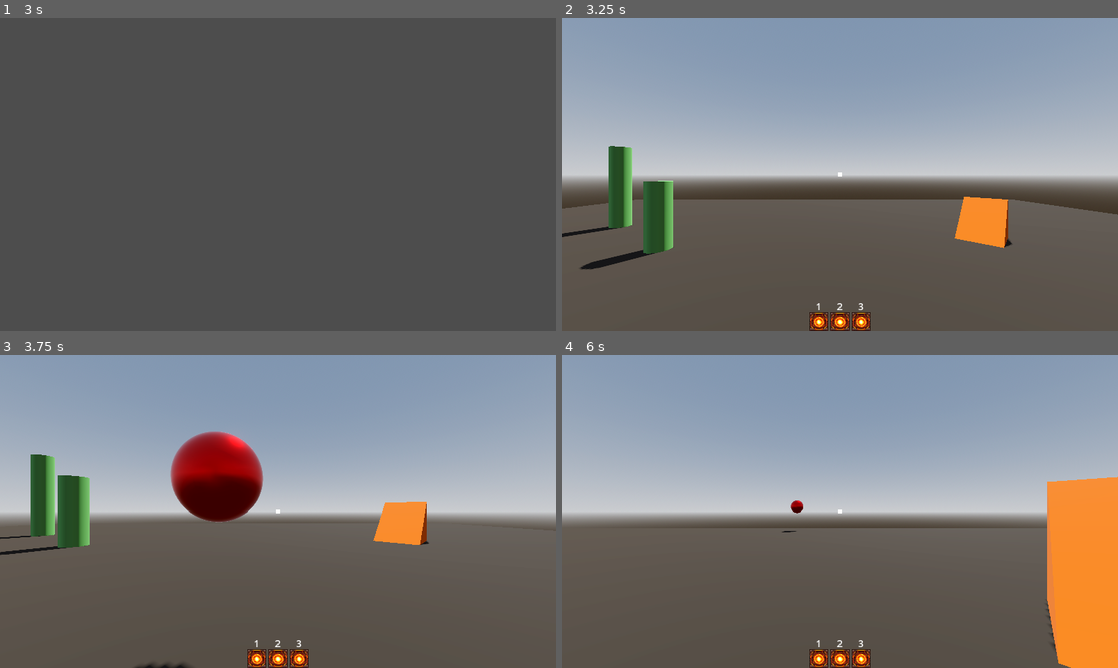
Above: before the commit, frames 1-4 (two rows, left to right).
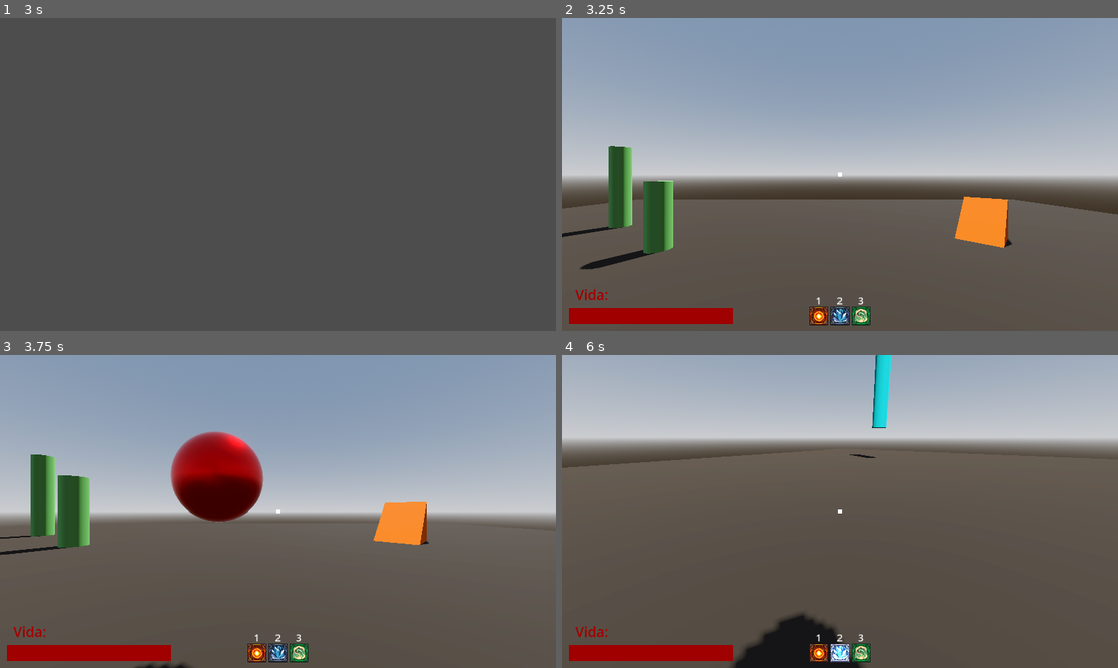
Above: after the commit, the same moments.

Repository: Isaaa43/Saudavel-e-Balanceado
Game: Godot game, scene res://cenas/main_game.tscn
Two runs of this game, one before a commit and one after it. Both use one fixed random seed, a clock stepped at 60 frames per second and the inputs below.
Inputs (mouse positions are in pixels of both pictures, inside the frame that each line leads up to):
- Up to frame 1 (3 s): click (278, 224) at 0.52 s; type "Alex" at 0.6 s; click "Jogar" at 1.25 s; click "Host" at 2 s; click "Começar Partida" at 2.75 s
- Up to frame 2 (3.25 s): no input
- Up to frame 3 (3.75 s): tap Enter at 3.5 s; move the mouse to (400, 495) at 3.52 s; hold D (direita) from 3.53 s (still down); right-click (400, 495) at 3.6 s; click (400, 495) at 3.67 s
- Up to frame 4 (6 s): tap Space (pular) at 3.77, 4.07, 4.52, 4.82 s; tap Middle mouse button (acao_2) at 3.8, 4.35 s; move the mouse to (812, 511) at 4.27 s; release D (direita) at 4.28 s; hold W (frente) from 4.28 s (still down); click (812, 511) at 4.42 s; tap 1 at 4.55, 5.1 s; move the mouse to (851, 505) at 5.02 s; click (851, 505) at 5.17 s; tap 2 at 5.3, 5.85 s; move the mouse to (834, 517) at 5.77 s; click (834, 517) at 5.92 s

Frame 1 is identical in both runs. In frame 2, 2.4% of the frame differs, in the area x 1-56%, y 86-100%; in frame 3, 2.4%; in frame 4, 59%, in the area x 0-100%, y 0-100%.

Commit message:
Update Hud Jogador e Magia Pulo
Adicionada na hud os icones
E Magia do pulo impulsionado

Diff:
--- a/luta-magos/cenas/game/UI/hud_jogador.tscn
+++ b/luta-magos/cenas/game/UI/hud_jogador.tscn
@@ -2,6 +2,8 @@
 
 [ext_resource type="Script" uid="uid://durmiqjnxtqui" path="res://scripts/game/UI/hud_jogador.gd" id="1_a8gqf"]
 [ext_resource type="Texture2D" uid="uid://c04e3r2l566yl" path="res://assets/temp/feiticosIcones/Fire Spell Pack57.png" id="1_bqy3s"]
+[ext_resource type="Texture2D" uid="uid://bkhthrifwtg0q" path="res://assets/temp/feiticosIcones/Ice Spells2.png" id="3_c7tbw"]
+[ext_resource type="Texture2D" uid="uid://biooeneitqj7a" path="res://assets/temp/feiticosIcones/wind spell23.png" id="4_tpt5k"]
 
 [node name="HUDjogador" type="Control" unique_id=31207200]
 layout_mode = 3
@@ -10,13 +12,13 @@
 anchor_bottom = 1.0
 grow_horizontal = 2
 grow_vertical = 2
+mouse_filter = 2
 script = ExtResource("1_a8gqf")
 
 [node name="HudAim" type="Control" parent="." unique_id=1384346477]
-layout_mode = 1
-anchors_preset = 15
-anchor_right = 1.0
-anchor_bottom = 1.0
+anchors_preset = 0
+offset_right = 1920.0
+offset_bottom = 1080.0
 grow_horizontal = 2
 grow_vertical = 2
 mouse_filter = 2
@@ -44,8 +46,9 @@
 anchor_right = 0.5
 anchor_bottom = 1.0
 offset_left = -52.0
-offset_top = -32.0
+offset_top = -52.0
 offset_right = 52.0
+offset_bottom = -20.0
 grow_horizontal = 2
 grow_vertical = 0
 scale = Vector2(2, 2)
@@ -72,7 +75,7 @@
 
 [node name="TextureRect2" type="TextureRect" parent="HBoxContainer" unique_id=514923322]
 layout_mode = 2
-texture = ExtResource("1_bqy3s")
+texture = ExtResource("3_c7tbw")
 stretch_mode = 2
 
 [node name="Label" type="Label" parent="HBoxContainer/TextureRect2" unique_id=1963435590]
@@ -90,7 +93,7 @@
 
 [node name="TextureRect3" type="TextureRect" parent="HBoxContainer" unique_id=439134738]
 layout_mode = 2
-texture = ExtResource("1_bqy3s")
+texture = ExtResource("4_tpt5k")
 stretch_mode = 2
 
 [node name="Label" type="Label" parent="HBoxContainer/TextureRect3" unique_id=1823001661]
@@ -105,3 +108,40 @@
 grow_horizontal = 2
 text = "3"
 horizontal_alignment = 1
+
+[node name="Vida" type="Control" parent="." unique_id=125310063]
+layout_mode = 1
+anchors_preset = 2
+anchor_top = 1.0
+anchor_bottom = 1.0
+offset_left = 23.0
+offset_top = -79.0
+offset_right = 590.0
+offset_bottom = -23.0
+grow_vertical = 0
+
+[node name="Label" type="Label" parent="Vida" unique_id=1499339849]
+self_modulate = Color(0.627451, 0, 0, 1)
+layout_mode = 0
+offset_left = 23.0
+offset_top = -80.0
+offset_right = 124.0
+offset_bottom = -13.0
+theme_override_font_sizes/font_size = 48
+text = "Vida:"
+
+[node name="ColorRectVidaBaixo" type="ColorRect" parent="Vida" unique_id=180130073]
+layout_mode = 1
+anchors_preset = 15
+anchor_right = 1.0
+anchor_bottom = 1.0
+grow_horizontal = 2
+grow_vertical = 2
+color = Color(0, 0, 0, 0.22745098)
+
+[node name="ColorRectVida" type="ColorRect" parent="Vida" unique_id=1074161473]
+layout_mode = 1
+anchors_preset = 9
+anchor_bottom = 1.0
+grow_vertical = 2
+color = Color(0.627451, 0, 0, 1)
--- a/luta-magos/cenas/game/characters/jogador.tscn
+++ b/luta-magos/cenas/game/characters/jogador.tscn
@@ -28,9 +28,10 @@
 properties/2/spawn = true
 properties/2/replication_mode = 1
 
-[node name="Jogador" type="CharacterBody3D" unique_id=1397014069]
+[node name="Jogador" type="CharacterBody3D" unique_id=1397014069 node_paths=PackedStringArray("hud")]
 collision_layer = 17
 script = ExtResource("1_30vjq")
+hud = NodePath("Cabeca/Camera3D/HUDjogador")
 
 [node name="CollisionShape3D" type="CollisionShape3D" parent="." unique_id=531717979]
 transform = Transform3D(1, 0, 0, 0, 1, 0, 0, 0, 1, 0, 1, 0)
--- /dev/null
+++ b/luta-magos/feiticos/PuloImpulsionado/FD_pulo_impulsionado.tres
@@ -0,0 +1,12 @@
+[gd_resource type="Resource" script_class="FeiticoDefinicaoRes" format=3 uid="uid://skatmcv3uduk"]
+
+[ext_resource type="PackedScene" uid="uid://cgvd5620tl6yn" path="res://feiticos/PuloImpulsionado/FS_pulo_impulsionado.tscn" id="1_n0lx8"]
+[ext_resource type="Script" uid="uid://dnavupkg51wgc" path="res://scripts/game/feiticos/feitico_definicao_res.gd" id="2_i7opx"]
+
+[resource]
+script = ExtResource("2_i7opx")
+feitico_id = "PuloImpulsionado"
+nome = "Pulo Impulsionado"
+feitico_tipo = 2
+feitico_scene = ExtResource("1_n0lx8")
+metadata/_custom_type_script = "uid://dnavupkg51wgc"
--- /dev/null
+++ b/luta-magos/feiticos/PuloImpulsionado/FS_pulo_impulsionado.tscn
@@ -0,0 +1,48 @@
+[gd_scene format=3 uid="uid://cgvd5620tl6yn"]
+
+[ext_resource type="Script" uid="uid://cvlb11o57s2ih" path="res://feiticos/PuloImpulsionado/F_pulo_impulsionado.gd" id="1_5mxcy"]
+
+[sub_resource type="CylinderShape3D" id="CylinderShape3D_7d02w"]
+height = 1.0
+
+[sub_resource type="StandardMaterial3D" id="StandardMaterial3D_5mxcy"]
+albedo_color = Color(0.099395506, 0.5581911, 0.92397, 1)
+metallic = 1.0
+roughness = 0.3
+
+[sub_resource type="ParticleProcessMaterial" id="ParticleProcessMaterial_sdfvm"]
+direction = Vector3(0, 1, 0)
+initial_velocity_min = 5.0
+initial_velocity_max = 10.0
+
+[sub_resource type="SphereMesh" id="SphereMesh_jk8kg"]
+radius = 0.1
+height = 0.2
+
+[sub_resource type="Skin" id="Skin_prwku"]
+
+[node name="FS_PuloImpulsionado" type="Node3D" unique_id=2102016733 node_paths=PackedStringArray("area_3d")]
+script = ExtResource("1_5mxcy")
+area_3d = NodePath("Area3D")
+
+[node name="Area3D" type="Area3D" parent="." unique_id=1283389762]
+collision_layer = 257
+collision_mask = 16
+monitorable = false
+
+[node name="CollisionShape3D" type="CollisionShape3D" parent="Area3D" unique_id=2018975955]
+transform = Transform3D(1, 0, 0, 0, 1, 0, 0, 0, 1, 0, 0.3, 0)
+shape = SubResource("CylinderShape3D_7d02w")
+
+[node name="GPUParticles3D" type="GPUParticles3D" parent="." unique_id=1748442298]
+material_override = SubResource("StandardMaterial3D_5mxcy")
+emitting = false
+amount = 30
+sub_emitter = NodePath(".")
+one_shot = true
+process_material = SubResource("ParticleProcessMaterial_sdfvm")
+draw_pass_1 = SubResource("SphereMesh_jk8kg")
+draw_skin = SubResource("Skin_prwku")
+
+[connection signal="body_entered" from="Area3D" to="." method="_on_body_entered"]
+[connection signal="body_exited" from="Area3D" to="." method="_on_body_exited"]
--- /dev/null
+++ b/luta-magos/feiticos/PuloImpulsionado/F_pulo_impulsionado.gd
@@ -0,0 +1,47 @@
+extends Feitico
+
+@onready var particulas : GPUParticles3D = $GPUParticles3D
+@export var area_3d: Area3D
+
+@export var forca_impulso : float = 10.0
+
+var aplicado_por_body : Array[RigidBody3D] = []
+
+## Cria a magia, antes de lancar
+func criar() -> void:
+	particulas.emitting = true
+	global_position = posicao_global_inicial
+
+## Lanca a magia
+func lancar() -> void:
+	criar()
+	# para de pular os objetos dentro
+	await get_tree().create_timer(0.5).timeout
+	area_3d.monitoring = false
+	# deletar
+	await get_tree().create_timer(5).timeout
+	queue_free()
+
+## Ao colidir com objetos
+func colidir() -> void:
+	pass
+
+## Ao acertar um objeto
+func acertar() -> void:
+	pass
+
+## Aplicar os efeitos do feitico no alvo
+func aplicar_efeito() -> void:
+	pass
+
+func _on_body_entered(body: Node3D) -> void:
+	if aplicado_por_body.has(body): return
+	aplicado_por_body.append(body)
+
+	if not (body is Jogador): return
+	var jog : Jogador = body
+	#if int(jog.name) == criador: return
+	jog.velocity += Vector3.UP * forca_impulso
+
+func _on_body_exited(body: Node3D) -> void:
+	if not (body is Jogador): return
--- a/luta-magos/scripts/autoloads/registros/registro_feiticos.gd
+++ b/luta-magos/scripts/autoloads/registros/registro_feiticos.gd
@@ -16,11 +16,14 @@
 		add_feitico(feitico_def)
 
 # --------------------------------------------------------------------------------------------------
+# Temp - Resources
 
 const FD_BOLA_FOGO = "uid://c4ct5q6ves50i"
 const FD_FURA_SAPATO = "uid://c71eh6rcojqh0"
+const FD_PULO_IMPULSIONADO = "uid://skatmcv3uduk"
 
 const feiticos_definicoes_res := [
 	FD_BOLA_FOGO,
 	FD_FURA_SAPATO,
+	FD_PULO_IMPULSIONADO,
 ]
--- a/luta-magos/scripts/game/UI/hud_jogador.gd
+++ b/luta-magos/scripts/game/UI/hud_jogador.gd
@@ -1,2 +1,38 @@
 class_name HUDJogador
 extends Control
+
+@onready var icons: Array[Node] = $HBoxContainer.get_children()
+
+@onready var color_rect_vida_baixo: ColorRect = $Vida/ColorRectVidaBaixo
+@onready var color_rect_vida: ColorRect = $Vida/ColorRectVida
+var color_rect_vida_size: float
+
+var vida: int
+var vida_inicial: int = 200
+
+func _ready() -> void:
+	vida = vida_inicial
+	color_rect_vida_size = color_rect_vida_baixo.size.x
+	_update_vida_bar()
+
+func selecionar(id: int) -> void:
+	for icon in icons:
+		icon.modulate = Color(1.0, 1.0, 1.0, 1.0)
+
+	icons[id].modulate = Color(2.454, 2.454, 2.454)
+
+func levar_dano(dano: int) -> void:
+	vida = max(0, vida - dano)
+	_update_vida_bar()
+
+	# acabar partida
+	if is_zero_approx(dano):
+		await get_tree().create_timer(0.7).timeout
+		Input.set_mouse_mode(Input.MOUSE_MODE_VISIBLE)
+		NetworkServer.terminar_partida()
+
+
+func _update_vida_bar() -> void:
+	var porcent : float = float(vida) / vida_inicial
+	print("porcent ", porcent)
+	color_rect_vida.size.x = color_rect_vida_size * porcent
--- a/luta-magos/scripts/game/characters/jogador.gd
+++ b/luta-magos/scripts/game/characters/jogador.gd
@@ -1,5 +1,7 @@
 extends CharacterBody3D
 class_name Jogador
+
+@export var hud : HUDJogador
 
 @onready var camera_3d: Camera3D = $Cabeca/Camera3D
 @onready var lancador_feiticos: LancadorFeiticos = $Cabeca/Camera3D/LancadorFeiticos
@@ -20,6 +22,8 @@
 	set_multiplayer_authority(str(name).to_int())
 	print("Jogador %s  is_auth? " % name, is_multiplayer_authority())
 
+	print("--------------")
+	print("jogador %s (no id:%d)" % [name, multiplayer.get_unique_id()])
 
 func _ready() -> void:
 	# se nao for este computador controlando esse nodo, desligue esse nodo
@@ -57,6 +61,9 @@
 @onready var label_dano: Label3D = $LabelDano
 func levar_dano(dano: int) -> void:
 	print('Levar dano %d' % dano)
+
+	hud.levar_dano(dano)
+
 	label_dano.text = "Dano:\n%d" % dano
 	label_dano.show()
 	get_tree().create_timer(1.2).timeout.connect( func(): label_dano.hide() )
--- a/luta-magos/scripts/game/characters/lancador_feiticos.gd
+++ b/luta-magos/scripts/game/characters/lancador_feiticos.gd
@@ -4,14 +4,37 @@
 @onready var registro_feiticos: RegistroFeiticos = Registros.reg_feiticos
 
 @onready var ray_cast_visao: RayCast3D = $RayCast3D
+# TODO: temp
+@onready var hud_jogador: HUDJogador = $"../HUDjogador"
 
 var _cooldowns: Dictionary = {}
 
+var selecao_feitico_id: int = 0
+
 func _input(_event: InputEvent) -> void:
+	if _event is InputEventKey and _event.pressed:
+		if _event.keycode == KEY_1:
+			_selecionar(0)
+		if _event.keycode == KEY_2:
+			_selecionar(1)
+		if _event.keycode == KEY_3:
+			_selecionar(2)
+
 	if Input.is_action_just_pressed("acao"):
-		_lancar_feitico_escolhido("BolaFogo")
-	if Input.is_action_just_pressed("acao_2"):
-		_lancar_feitico_escolhido("FuraSapato")
+		_escolher_feitico()
+
+func _selecionar(id: int) -> void:
+	selecao_feitico_id = id
+	hud_jogador.selecionar(id)
+
+func _escolher_feitico() -> void:
+	match selecao_feitico_id:
+		0:
+			_lancar_feitico_escolhido("BolaFogo")
+		1:
+			_lancar_feitico_escolhido("FuraSapato")
+		2:
+			_lancar_feitico_escolhido("PuloImpulsionado")
 
 func _process(delta: float) -> void:
 	for id in _cooldowns:
@@ -57,7 +80,7 @@
 				# se nao for possivel colocar, entao nao lance
 				return null
 		Feitico.Tipo.EFEITO:
-			pass
+			feitico_contexto.posicao_global_inicial = global_position
 
 	return feitico_contexto
 
Binary file added: luta-magos/assets/temp/feiticosIcones/Ice Spells Pack Sheet.png
Not shown, added: luta-magos/assets/temp/feiticosIcones/Ice Spells Pack Sheet.png.import
Binary file added: luta-magos/assets/temp/feiticosIcones/Ice Spells2.png
Not shown, added: luta-magos/assets/temp/feiticosIcones/Ice Spells2.png.import
Binary file added: luta-magos/assets/temp/feiticosIcones/Wind Pack Sheet.png
Not shown, added: luta-magos/assets/temp/feiticosIcones/Wind Pack Sheet.png.import
Binary file added: luta-magos/assets/temp/feiticosIcones/wind spell23.png
Not shown, added: luta-magos/assets/temp/feiticosIcones/wind spell23.png.import
Not shown, added: luta-magos/feiticos/PuloImpulsionado/F_pulo_impulsionado.gd.uid
Not shown, added: luta-magos/assets/temp/audio/BolaFogo.mp3
